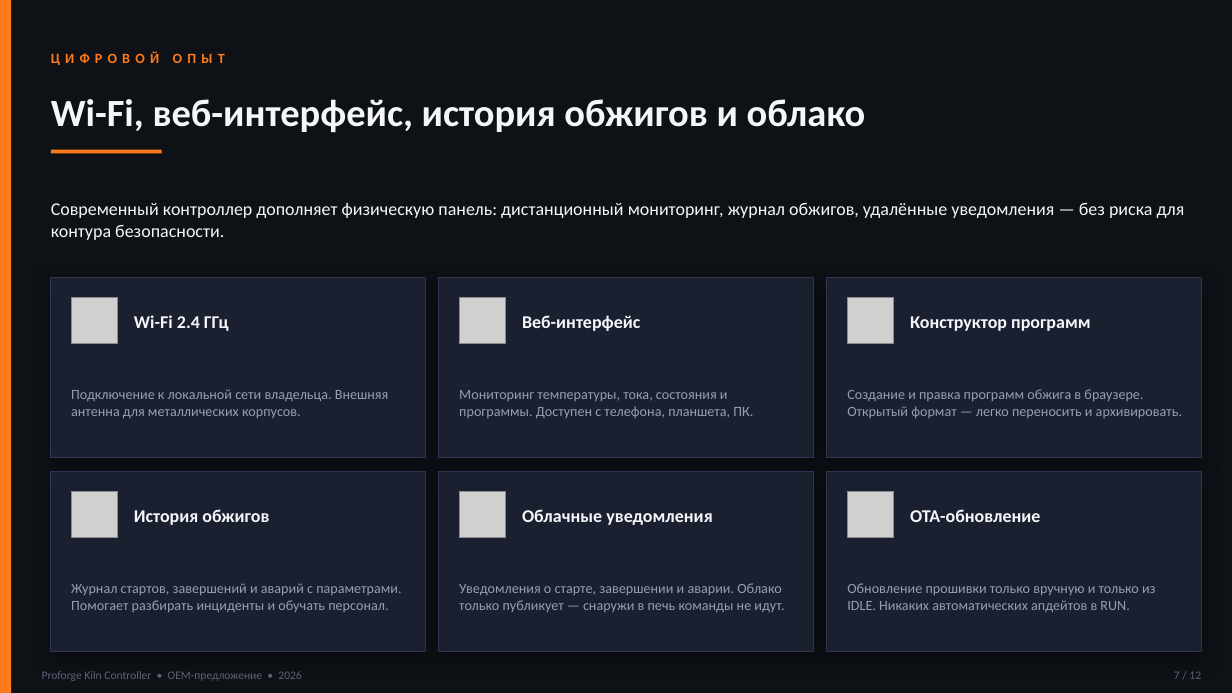
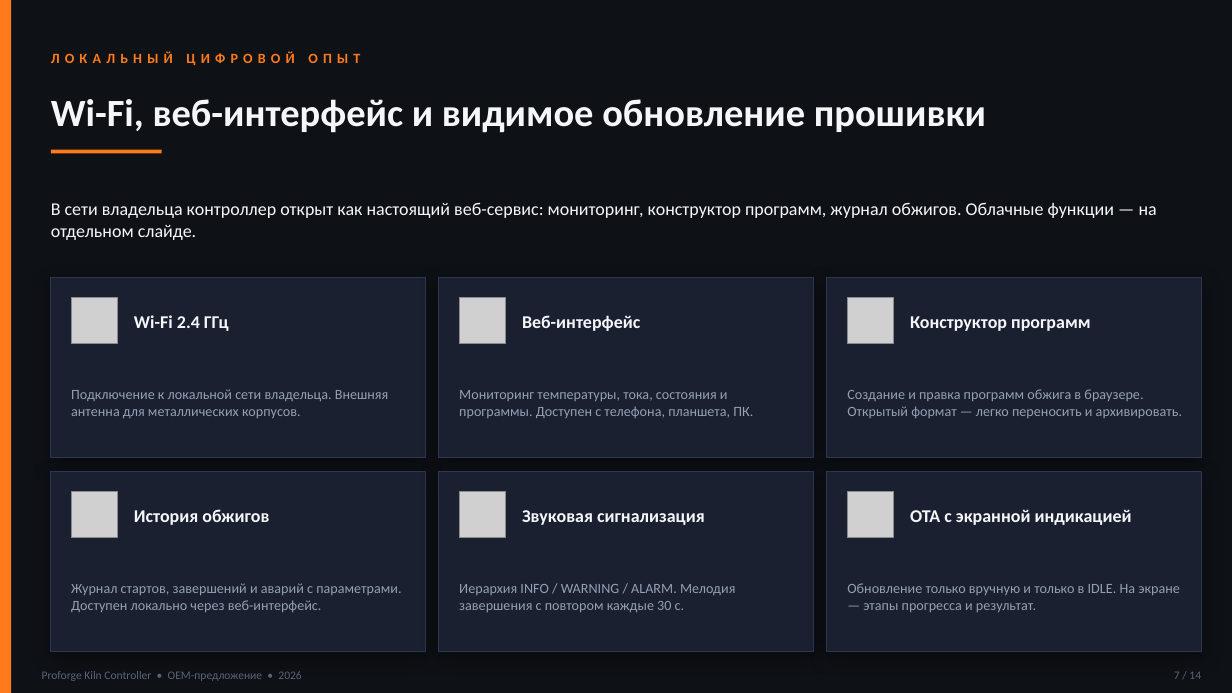
Before and after one commit to warmysh/website, a slide deck: slide 7 of public/files/OEM_Proforge_Kiln_Controller.pptx. Drawn at 1232x693 pixels with LibreOffice and Linux fonts; fonts in the diff are those of the drawing; grey boxes stand for pictures. Boxes give left, top, right and bottom in pixels: in the first picture for what was removed or moved away, otherwise in the second. Text is boxed around its words. In the diff, an @@ line names an element or a change of style, - is before the commit and + after.

```diff
--- a/public/files/OEM_Proforge_Kiln_Controller.pptx
+++ b/public/files/OEM_Proforge_Kiln_Controller.pptx
@@ text at bbox=[51, 51, 360, 65]: text changed @@
-ЦИФРОВОЙ ОПЫТ
+ЛОКАЛЬНЫЙ ЦИФРОВОЙ ОПЫТ
@@ text at bbox=[51, 99, 986, 133]: text changed @@
-Wi-Fi, веб-интерфейс, история обжигов и облако
+Wi-Fi, веб-интерфейс и видимое обновление прошивки
@@ text at bbox=[51, 202, 1157, 240]: text changed @@
-Современный контроллер дополняет физическую панель: дистанционный мониторинг, журнал обжигов, удалённые уведомления — без риска для контура безопасности.
+В сети владельца контроллер открыт как настоящий веб-сервис: мониторинг, конструктор программ, журнал обжигов. Облачные функции — на отдельном слайде.
@@ text at bbox=[910, 509, 1132, 525]: text changed @@
-OTA-обновление
+OTA с экранной индикацией
@@ text at bbox=[522, 510, 705, 525]: text changed @@
-Облачные уведомления
+Звуковая сигнализация
@@ text at bbox=[71, 583, 401, 612]: text changed @@
-Журнал стартов, завершений и аварий с параметрами. Помогает разбирать инциденты и обучать персонал.
+Журнал стартов, завершений и аварий с параметрами. Доступен локально через веб-интерфейс.
@@ text at bbox=[459, 584, 735, 612]: text changed @@
-Уведомления о старте, завершении и аварии. Облако только публикует — снаружи в печь команды не идут.
+Иерархия INFO / WARNING / ALARM. Мелодия завершения с повтором каждые 30 с.
@@ text at bbox=[847, 583, 1180, 612]: text changed @@
-Обновление прошивки только вручную и только из IDLE. Никаких автоматических апдейтов в RUN.
+Обновление только вручную и только в IDLE. На экране — этапы прогресса и результат.
@@ text at bbox=[1174, 672, 1201, 679]: text changed @@
-7 / 12
+7 / 14
```
Also in this commit, not shown: 10 other slides changed, 2 slides added, 39 other files.
